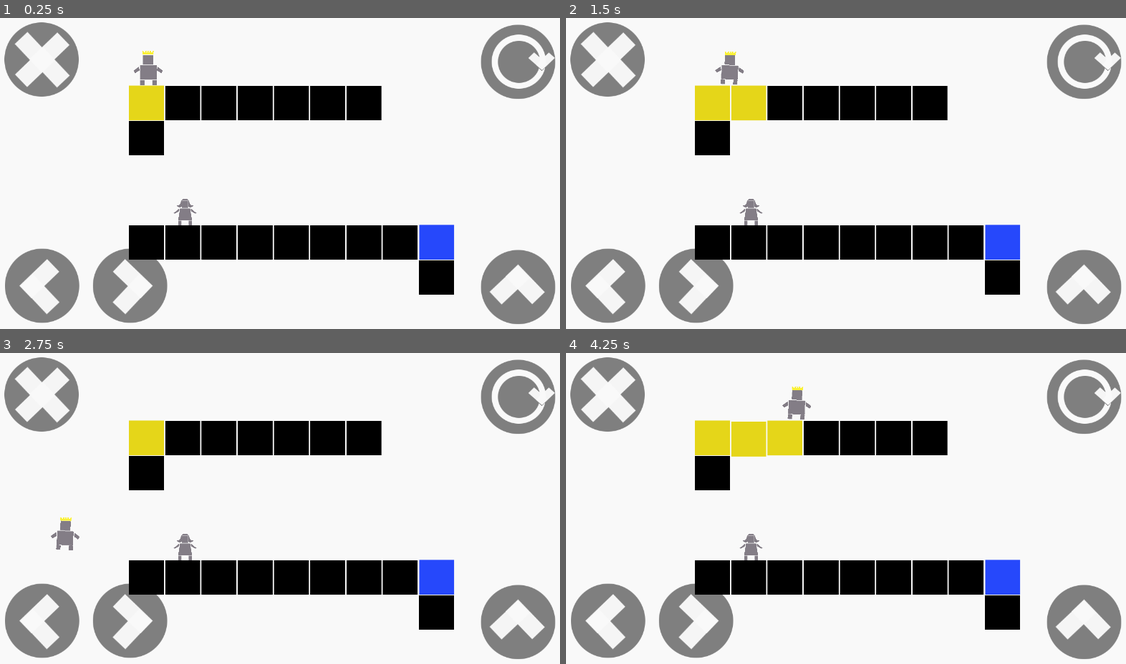
Above: before the commit, frames 1-4 (two rows, left to right).
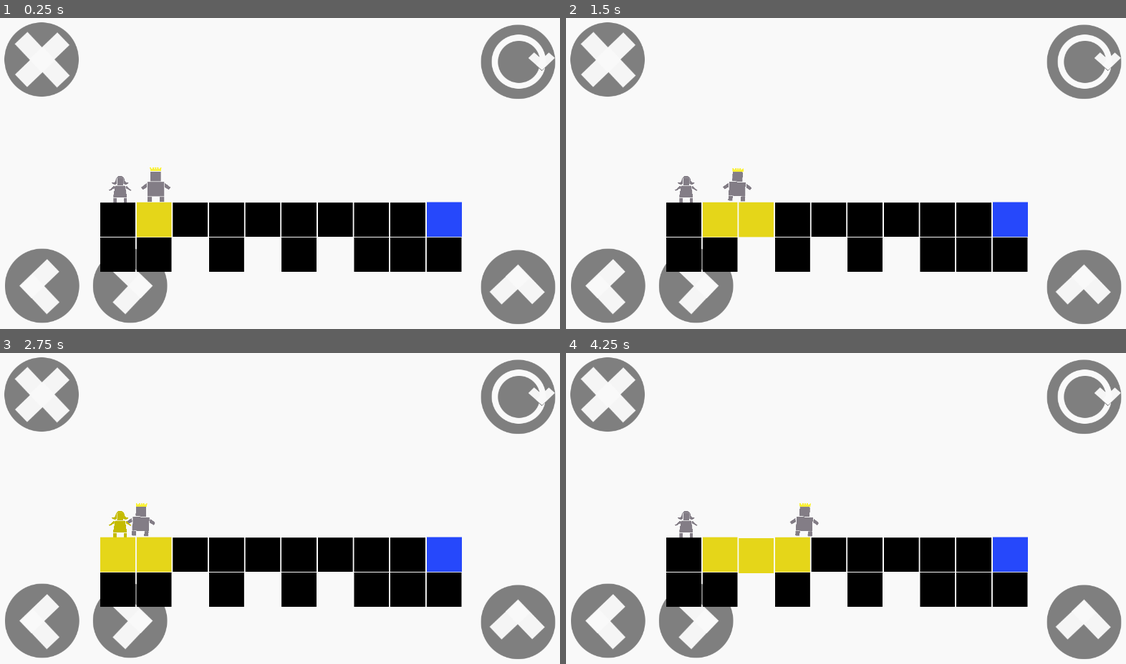
Above: after the commit, the same moments.

Repository: meburns/midas
Game: Godot game, scene res://src/levels/Level12.tscn
Two runs of this game, one before a commit and one after it. Both use one fixed random seed, a clock stepped at 60 frames per second and the inputs below. This scene is started directly instead of the project's main scene.
Inputs:
- Up to frame 1 (0.25 s): no input
- Up to frame 2 (1.5 s): tap Enter (ui_accept) at 0.5 s; hold Right (move_right) from 0.53 s (still down); tap R (refresh) at 0.6, 1.35 s; tap Space (jump) at 0.77 s
- Up to frame 3 (2.75 s): tap Space (jump) at 1.52 s; release Right (move_right) at 2.03 s; hold A (move_left) from 2.03 s (still down); tap R (refresh) at 2.1 s
- Up to frame 4 (4.25 s): release A (move_left) at 2.78 s; hold Right (move_right) from 2.78 s (still down); tap R (refresh) at 2.85, 3.6 s; tap Space (jump) at 3.02, 3.77 s

The runs differ from the first frame. In frame 1, 16% of the frame differs, in the area x 17-83%, y 10-89%; in frame 2, 16%; in frame 3, 16%; in frame 4, 17%.

Commit message:
Swap level 12 and 13

Diff:
--- a/src/levels/Level12.tscn
+++ b/src/levels/Level12.tscn
@@ -6,7 +6,6 @@
 [ext_resource path="res://src/overlays/Outside.tscn" type="PackedScene" id=5]
 [ext_resource path="res://src/players/Midas.tscn" type="PackedScene" id=6]
 
-
 [node name="Level12" type="Node2D"]
 __meta__ = {
 "_edit_horizontal_guides_": [ 1092.0 ],
@@ -14,64 +13,61 @@
 }
 
 [node name="Outside" parent="." instance=ExtResource( 5 )]
-position = Vector2( 485.142, -208 )
+position = Vector2( 502.142, -120 )
 
 [node name="Water" parent="." instance=ExtResource( 1 )]
-position = Vector2( 992, 555 )
+position = Vector2( 1009, 504 )
 
 [node name="Midas" parent="." instance=ExtResource( 6 )]
-position = Vector2( 344, 165 )
+position = Vector2( 361, 426 )
 
 [node name="Sadim" parent="." instance=ExtResource( 2 )]
-position = Vector2( 425, 477 )
+position = Vector2( 280, 426 )
 
 [node name="Block" parent="." instance=ExtResource( 4 )]
-position = Vector2( 344, 243 )
+position = Vector2( 280, 582 )
 
 [node name="Block2" parent="." instance=ExtResource( 4 )]
-position = Vector2( 344, 555 )
+position = Vector2( 280, 504 )
 
 [node name="Block3" parent="." instance=ExtResource( 4 )]
-position = Vector2( 425, 243 )
+position = Vector2( 928, 582 )
+
+[node name="Block12" parent="." instance=ExtResource( 4 )]
+position = Vector2( 847, 582 )
+
+[node name="Block10" parent="." instance=ExtResource( 4 )]
+position = Vector2( 685, 582 )
 
 [node name="Block4" parent="." instance=ExtResource( 4 )]
-position = Vector2( 425, 555 )
+position = Vector2( 361, 504 )
 
 [node name="Block5" parent="." instance=ExtResource( 4 )]
-position = Vector2( 506, 243 )
+position = Vector2( 442, 504 )
 
 [node name="Block6" parent="." instance=ExtResource( 4 )]
-position = Vector2( 506, 555 )
+position = Vector2( 361, 582 )
 
 [node name="Block7" parent="." instance=ExtResource( 4 )]
-position = Vector2( 587, 243 )
+position = Vector2( 523, 504 )
 
 [node name="Block8" parent="." instance=ExtResource( 4 )]
-position = Vector2( 587, 555 )
+position = Vector2( 523, 582 )
 
 [node name="Block9" parent="." instance=ExtResource( 4 )]
-position = Vector2( 668, 243 )
-
-[node name="Block10" parent="." instance=ExtResource( 4 )]
-position = Vector2( 668, 555 )
+position = Vector2( 604, 504 )
 
 [node name="Block11" parent="." instance=ExtResource( 4 )]
-position = Vector2( 749, 243 )
-
-[node name="Block12" parent="." instance=ExtResource( 4 )]
-position = Vector2( 749, 555 )
+position = Vector2( 685, 504 )
 
 [node name="Block13" parent="." instance=ExtResource( 4 )]
-position = Vector2( 830, 243 )
+position = Vector2( 766, 504 )
 
 [node name="Block14" parent="." instance=ExtResource( 4 )]
-position = Vector2( 830, 555 )
+position = Vector2( 1009, 582 )
 
 [node name="Block15" parent="." instance=ExtResource( 4 )]
-position = Vector2( 911, 555 )
+position = Vector2( 847, 504 )
 
 [node name="Block17" parent="." instance=ExtResource( 4 )]
-position = Vector2( 992, 633 )
-
-[node name="Block16" parent="." instance=ExtResource( 4 )]
-position = Vector2( 344, 321 )
+position = Vector2( 928, 504 )
--- a/src/levels/Level13.tscn
+++ b/src/levels/Level13.tscn
@@ -6,7 +6,6 @@
 [ext_resource path="res://src/overlays/Outside.tscn" type="PackedScene" id=5]
 [ext_resource path="res://src/players/Midas.tscn" type="PackedScene" id=6]
 
-
 [node name="Level13" type="Node2D"]
 __meta__ = {
 "_edit_horizontal_guides_": [ 1092.0 ],
@@ -14,61 +13,64 @@
 }
 
 [node name="Outside" parent="." instance=ExtResource( 5 )]
-position = Vector2( 502.142, -120 )
+position = Vector2( 485.142, -208 )
 
 [node name="Water" parent="." instance=ExtResource( 1 )]
-position = Vector2( 1009, 504 )
+position = Vector2( 992, 555 )
 
 [node name="Midas" parent="." instance=ExtResource( 6 )]
-position = Vector2( 361, 426 )
+position = Vector2( 344, 165 )
 
 [node name="Sadim" parent="." instance=ExtResource( 2 )]
-position = Vector2( 280, 426 )
+position = Vector2( 425, 477 )
 
 [node name="Block" parent="." instance=ExtResource( 4 )]
-position = Vector2( 280, 582 )
+position = Vector2( 344, 243 )
 
 [node name="Block2" parent="." instance=ExtResource( 4 )]
-position = Vector2( 280, 504 )
+position = Vector2( 344, 555 )
 
 [node name="Block3" parent="." instance=ExtResource( 4 )]
-position = Vector2( 928, 582 )
+position = Vector2( 425, 243 )
+
+[node name="Block4" parent="." instance=ExtResource( 4 )]
+position = Vector2( 425, 555 )
+
+[node name="Block5" parent="." instance=ExtResource( 4 )]
+position = Vector2( 506, 243 )
+
+[node name="Block6" parent="." instance=ExtResource( 4 )]
+position = Vector2( 506, 555 )
+
+[node name="Block7" parent="." instance=ExtResource( 4 )]
+position = Vector2( 587, 243 )
+
+[node name="Block8" parent="." instance=ExtResource( 4 )]
+position = Vector2( 587, 555 )
+
+[node name="Block9" parent="." instance=ExtResource( 4 )]
+position = Vector2( 668, 243 )
+
+[node name="Block10" parent="." instance=ExtResource( 4 )]
+position = Vector2( 668, 555 )
+
+[node name="Block11" parent="." instance=ExtResource( 4 )]
+position = Vector2( 749, 243 )
 
 [node name="Block12" parent="." instance=ExtResource( 4 )]
-position = Vector2( 847, 582 )
-
-[node name="Block10" parent="." instance=ExtResource( 4 )]
-position = Vector2( 685, 582 )
-
-[node name="Block4" parent="." instance=ExtResource( 4 )]
-position = Vector2( 361, 504 )
-
-[node name="Block5" parent="." instance=ExtResource( 4 )]
-position = Vector2( 442, 504 )
-
-[node name="Block6" parent="." instance=ExtResource( 4 )]
-position = Vector2( 361, 582 )
-
-[node name="Block7" parent="." instance=ExtResource( 4 )]
-position = Vector2( 523, 504 )
-
-[node name="Block8" parent="." instance=ExtResource( 4 )]
-position = Vector2( 523, 582 )
-
-[node name="Block9" parent="." instance=ExtResource( 4 )]
-position = Vector2( 604, 504 )
-
-[node name="Block11" parent="." instance=ExtResource( 4 )]
-position = Vector2( 685, 504 )
+position = Vector2( 749, 555 )
 
 [node name="Block13" parent="." instance=ExtResource( 4 )]
-position = Vector2( 766, 504 )
+position = Vector2( 830, 243 )
 
 [node name="Block14" parent="." instance=ExtResource( 4 )]
-position = Vector2( 1009, 582 )
+position = Vector2( 830, 555 )
 
 [node name="Block15" parent="." instance=ExtResource( 4 )]
-position = Vector2( 847, 504 )
+position = Vector2( 911, 555 )
 
 [node name="Block17" parent="." instance=ExtResource( 4 )]
-position = Vector2( 928, 504 )
+position = Vector2( 992, 633 )
+
+[node name="Block16" parent="." instance=ExtResource( 4 )]
+position = Vector2( 344, 321 )
